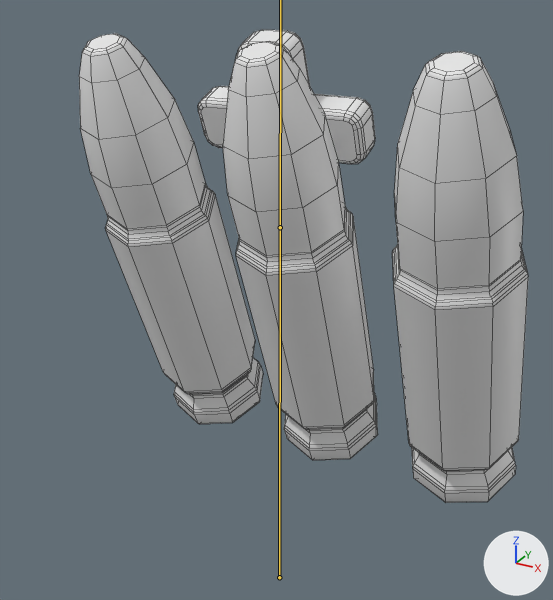
A saved change to the FBX model MindControl/Assets/Graphics/Pickups/AmmoPickup.fbx.
Rendered twice from a camera (50 mm lens) standing at (0.769, -1.416, 1.533) and looking at (0.037, -0.084, 0.867). Every picture has the same lights, and +X, +Y and +Z are marked at lower right. Both versions are drawn at frame 1 of the action 'Armature.001|Armature.001Action.001'; the numbers are the values there. The bones that bend it are drawn over the model as lines. Mesh edges are drawn as thin lines.
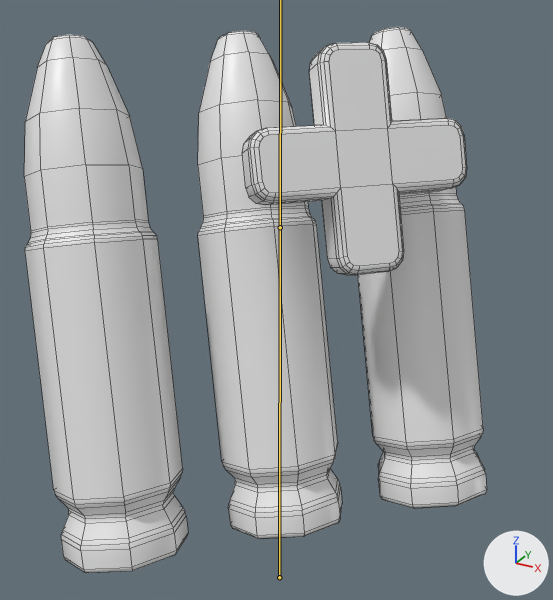
The change in detail:
Bone 'Bone' (bone_bone) turns from (0, 0, 0) to (0, -135, 0) degrees about its own x, y and z.

What differs and where, as boxes [x1, y1, x2, y2] in the pictures (553 x 600 px):
'Cylinder', posed (15% taller): before [79, 30, 528, 503]; after [24, 27, 487, 573]
